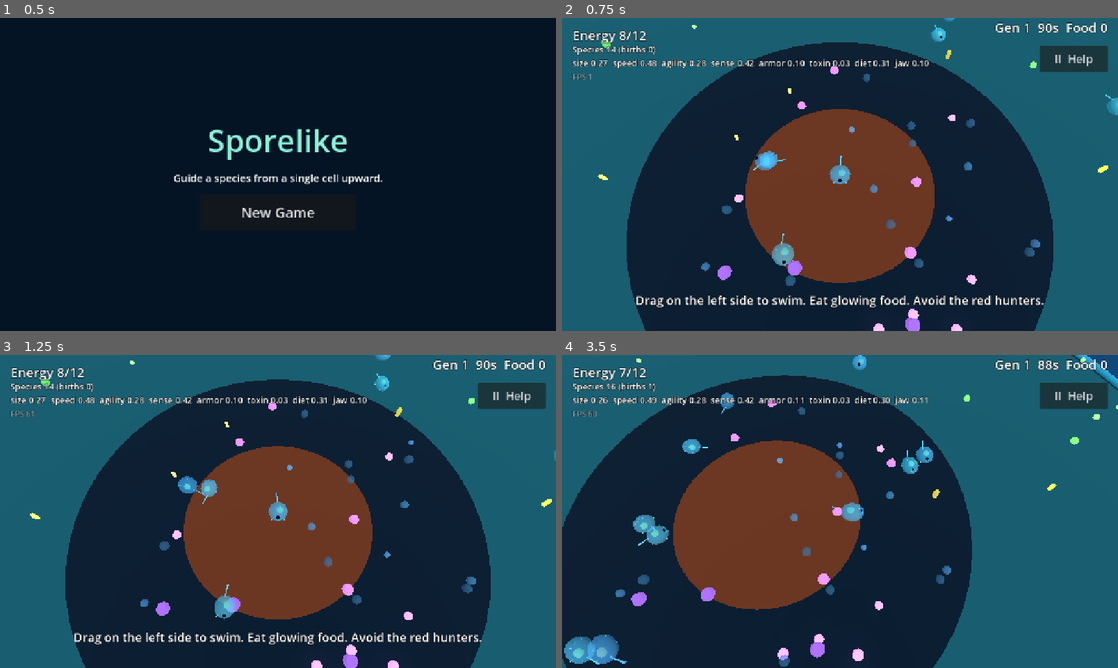
Above: before the commit, frames 1-4 (two rows, left to right).
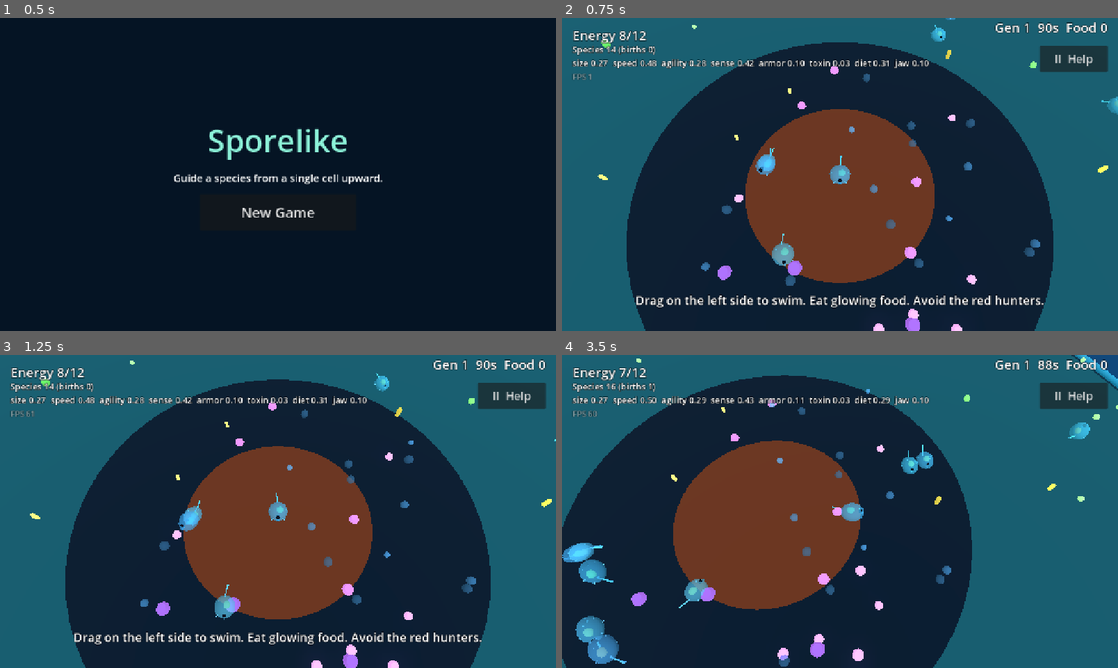
Above: after the commit, the same moments.

Repository: drag0nblad3/Sporelike-
Game: Godot game, scene res://scenes/main.tscn
The game is run twice, just before and just after one commit, with the same random seed, the same clock (stepped at 60 frames per second) and the same inputs.
Inputs (mouse positions are in pixels of both pictures, inside the frame that each line leads up to):
- Up to frame 1 (0.5 s): no input
- Up to frame 2 (0.75 s): click "New Game" at 0.5 s
- Up to frame 3 (1.25 s): no input
- Up to frame 4 (3.5 s): move the mouse to (962, 495) at 1.27 s; hold Right (ui_right) 1.28-2 s; click (962, 495) at 1.42 s; drag from (728, 527) to (812, 574) at 2.02 s; move the mouse to (895, 442) at 2.77 s; hold Right (ui_right) from 2.78 s (still down)

Frame 1 is identical in both runs. In frame 2, 0.2% of the frame differs, in the area x 34-100%, y 0-51%; in frame 3, 0.6%; in frame 4, 3.0%, in the area x 0-95%, y 0-99%.

Commit message:
Let cells chew through food slightly too hard for their jaw
Food up to 0.2 harder than the jaw can be eaten by staying on it:
0.5-2.5 seconds depending on the gap, faster for bigger bodies. The piece
shakes while being chewed and the progress wears off when left. AI cells
weigh the chewing time when choosing food.

Co-Authored-By: Claude Opus 5.5 <noreply@anthropic.com>
Claude-Session: https://claude.ai/code/session_01LRZhwzL1ScNEsSmFRd9Hjh

Diff:
--- a/scripts/core/genome.gd
+++ b/scripts/core/genome.gd
@@ -8,6 +8,8 @@
 const MUTATION_STEP := 0.08
 ## Scales energy burned per second by every trait. Lower = slower starvation.
 const UPKEEP_RATE := 0.75
+## How far food hardness can exceed the jaw and still be chewed through.
+const CHEW_MARGIN := 0.2
 
 ## diet: 0 = eats plants well, 1 = eats animals well. jaw cracks shells.
 var values := {
@@ -108,6 +110,18 @@
 	return value_of("jaw") >= hardness
 
 
+## Seconds of holding still on food this hard before breaking through:
+## 0 if the jaw cracks it at once, INF if it is too far beyond the jaw.
+## Bigger bodies grind through faster.
+func crack_time(hardness: float) -> float:
+	var gap := hardness - value_of("jaw")
+	if gap <= 0.0:
+		return 0.0
+	if gap > CHEW_MARGIN:
+		return INF
+	return (0.5 + gap * 10.0) / (0.7 + value_of("size"))
+
+
 ## Energy gained from food worth `energy`, after digestive efficiency.
 func digest(energy: float, is_plant: bool) -> float:
 	var efficiency := lerpf(1.0, 0.3, value_of("diet")) if is_plant \
--- a/scripts/ui/glossary.gd
+++ b/scripts/ui/glossary.gd
@@ -17,7 +17,9 @@
 [b]Toxin[/b]: poison that stings a hunter that bites you. Stung hunters back \
 off for a while and learn to avoid toxic prey.
 [b]Diet[/b]: 0 digests plants best, 1 digests meat best. In between gets less from both.
-[b]Jaw[/b]: bite strength. Food harder than your jaw cannot be eaten at all.
+[b]Jaw[/b]: bite strength. Food a little harder than your jaw can still be \
+chewed through: stay on top of it while it shakes until it breaks open. Bigger \
+bodies chew faster. Food far harder than your jaw cannot be eaten.
 
 [font_size=28][b]Food[/b][/font_size]
 [b]Algae[/b] (green, plant): plentiful in the sunlit outer ring. Easy, low value.
--- a/scripts/world/ecosystem.gd
+++ b/scripts/world/ecosystem.gd
@@ -47,11 +47,11 @@
 		_spawn_predator(_random_point(14.0, arena_radius - 3.0))
 
 
-func _physics_process(_delta: float) -> void:
+func _physics_process(delta: float) -> void:
 	var prey := prey_list()
 	var movers: Array[Vector2] = []
 	for org in prey:
-		_feed(org)
+		_feed(org, delta)
 		movers.append(org.flat_pos())
 	food.startle_near(movers)
 	_hunt(prey)
@@ -112,10 +112,10 @@
 	predators.append(hunter)
 
 
-func _feed(org: Organism) -> void:
+func _feed(org: Organism, delta: float) -> void:
 	if not org.alive:
 		return
-	var gained := food.consume_near(org)
+	var gained := food.consume_near(org, delta)
 	if gained > 0.0:
 		org.eat(gained)
 
--- a/scripts/world/food_field.gd
+++ b/scripts/world/food_field.gd
@@ -61,20 +61,22 @@
 		if child.is_queued_for_deletion():
 			continue
 		var item := child as FoodItem
-		if not org.genome.can_crack(item.hardness):
+		var crack := org.genome.crack_time(item.hardness)
+		if crack == INF:
 			continue
 		var d := me.distance_to(item.flat_pos())
 		if d > org.genome.notice_range(item.visibility):
 			continue
-		var score := org.genome.digest(item.energy, item.kind.is_plant) / (d + 1.0)
+		var score := org.genome.digest(item.energy, item.kind.is_plant) / (d + 1.0 + crack)
 		if score > best_score:
 			best_score = score
 			best = item
 	return best
 
 
-## Eats everything edible within reach. Returns the energy gained.
-func consume_near(org: Organism) -> float:
+## Eats everything within reach that the jaw cracks, or that it has chewed
+## on for long enough. Returns the energy gained.
+func consume_near(org: Organism, delta: float) -> float:
 	var gained := 0.0
 	var me := org.flat_pos()
 	for child in get_children():
@@ -84,7 +86,8 @@
 		var reach := org.radius() + item.kind.size
 		if me.distance_squared_to(item.flat_pos()) > reach * reach:
 			continue
-		if not org.genome.can_crack(item.hardness):
+		var crack := org.genome.crack_time(item.hardness)
+		if crack == INF or (crack > 0.0 and not item.chew_for(delta, crack)):
 			continue
 		gained += org.genome.digest(item.energy, item.kind.is_plant)
 		_counts[item.kind.id] -= 1
--- a/scripts/world/food_item.gd
+++ b/scripts/world/food_item.gd
@@ -18,11 +18,15 @@
 ## 0..1: how sharply it dodges when startled and how often it turns.
 var agility := 1.0
 var velocity := Vector2.ZERO
+## Seconds something has spent chewing on this piece; wears off when left.
+var chew := 0.0
 var arena_radius := 30.0
 
 var _phase := 0.0
 var _drift_dir := Vector2.ZERO
 var _drift_timer := 0.0
+var _chewed_this_frame := false
+var _base_scale := 1.0
 
 
 func _ready() -> void:
@@ -38,12 +42,30 @@
 	flee_speed = kind.flee_speed * lerpf(0.15, 1.4, grade)
 	drift_speed = kind.drift_speed * lerpf(0.25, 1.3, grade)
 	agility = lerpf(0.25, 1.0, grade)
-	scale = Vector3.ONE * lerpf(0.75, 1.35, grade)
+	_base_scale = lerpf(0.75, 1.35, grade)
+	scale = Vector3.ONE * _base_scale
 
 
 ## 0, 1 or 2: which colour tier to draw this piece with.
 func tier() -> int:
 	return mini(int(grade * TIERS), TIERS - 1)
+
+
+## Called each physics frame by whatever is covering this piece. Returns
+## true once it has been chewed for long enough to break through.
+func chew_for(delta: float, needed: float) -> bool:
+	chew += delta
+	_chewed_this_frame = true
+	return chew >= needed
+
+
+func _physics_process(delta: float) -> void:
+	if not _chewed_this_frame and chew > 0.0:
+		chew = maxf(chew - delta, 0.0)
+	_chewed_this_frame = false
+	# Shake while being chewed so the player can see it working.
+	var shake := 0.08 * sin(_phase * 40.0) if chew > 0.0 else 0.0
+	scale = Vector3.ONE * _base_scale * (1.0 + shake)
 
 
 func flat_pos() -> Vector2:
